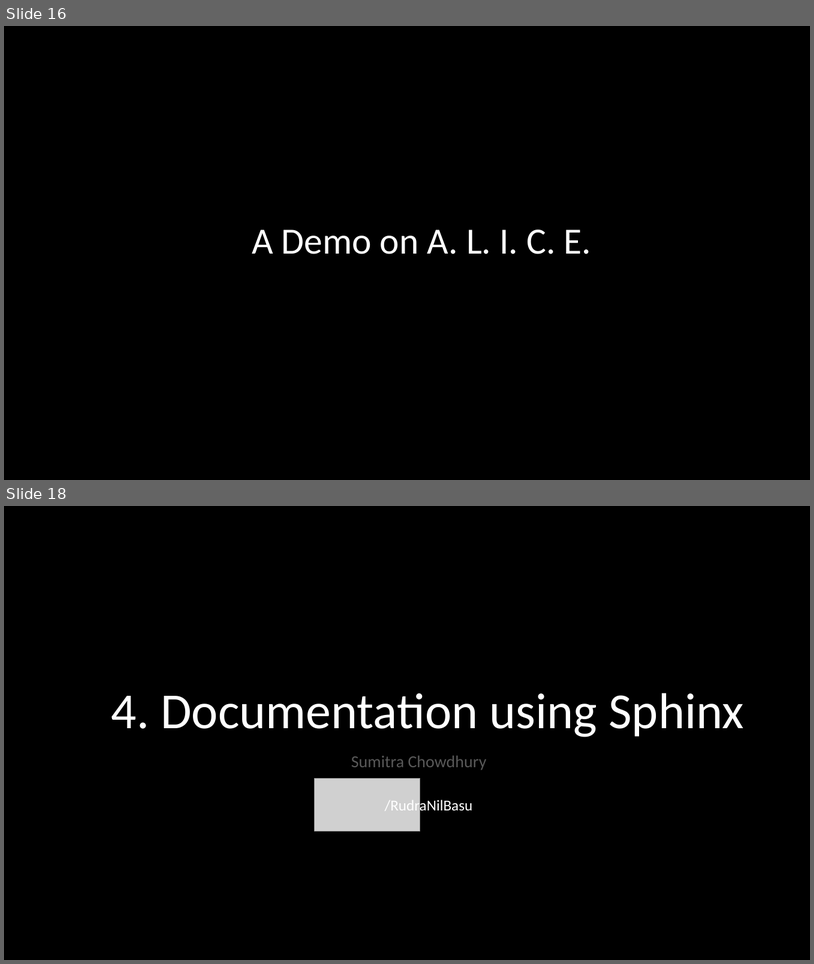
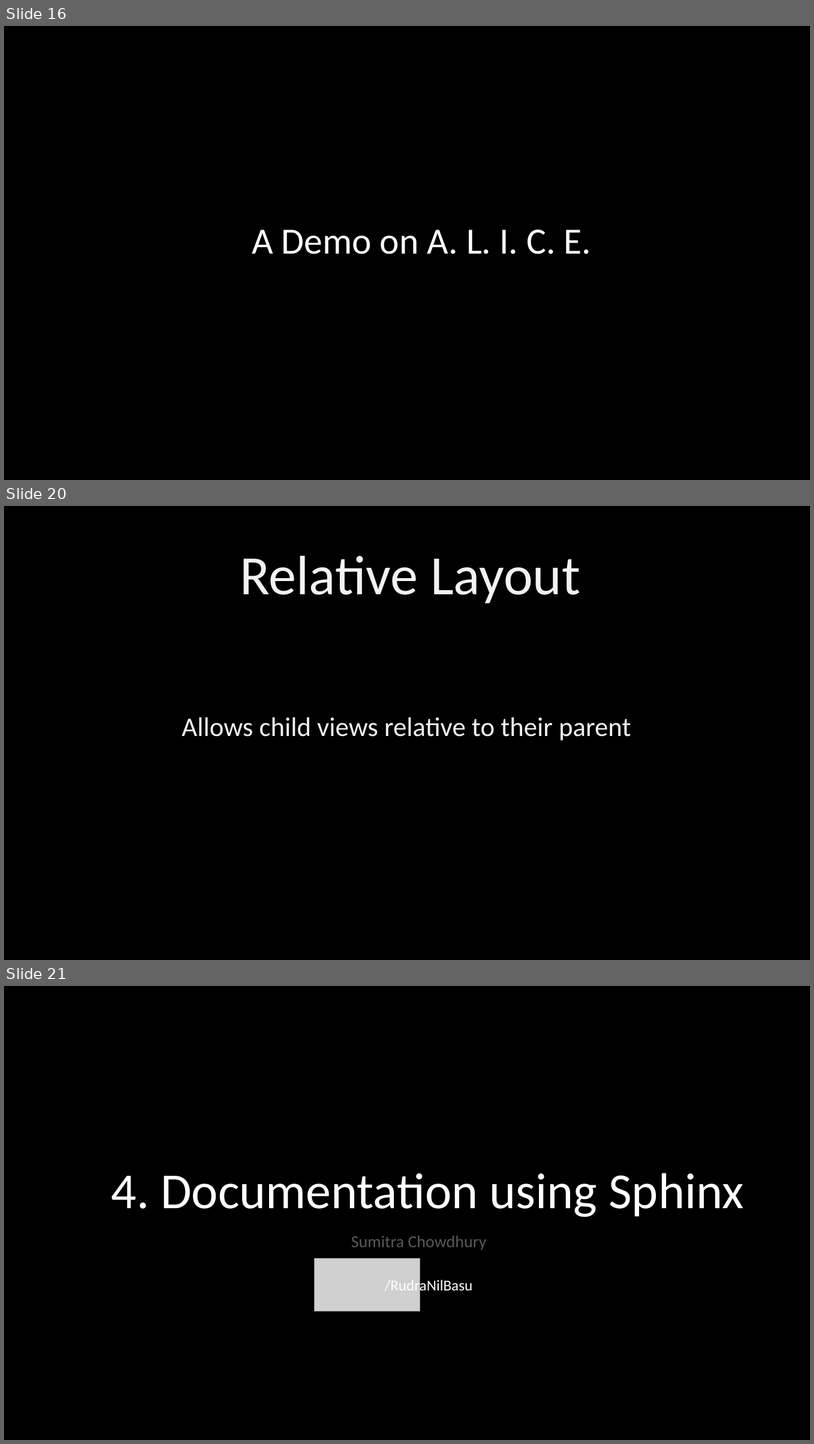
Before and after one commit to PhoenixRRDS/Presentation, a slide deck: The design and development of AIRYL.pptx. Shown one above the other, each under a label of ours: slides 16 and 18 before the commit, slides 16, 20 and 21 after it; the slides between them are not shown. The pictures are 814x964 and 814x1444 pixels, drawn with LibreOffice and Linux fonts; fonts in the diff are those of the drawing; grey boxes stand for pictures. Boxes give left, top, right and bottom in pixels: in the first picture for what was removed or moved away, otherwise in the second. Text is boxed around its words. In the diff, an @@ line names an element or a change of style, - is before the commit and + after.

Commit message:
Relative Layout

```diff
--- a/The design and development of AIRYL.pptx
+++ b/The design and development of AIRYL.pptx
@@ slide 20 added at (4, 506, 810, 960), background #000000 @@
@@ text added at (240, 556, 581, 603), 66 pt, text #F2F2F2 @@
+Relative Layout
@@ text added at (182, 717, 631, 741), 32 pt, text #F2F2F2 @@
+Allows child views relative to their parent
@@ what was slide 18 is now slide 21 @@
```
Also in this commit, not shown: 1 slide changed, 2 other slides added.
